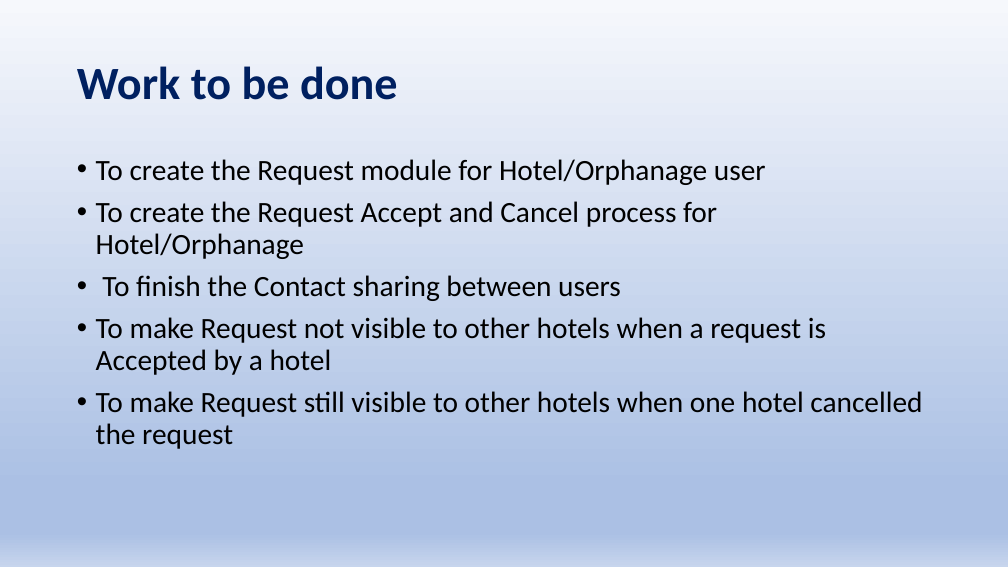
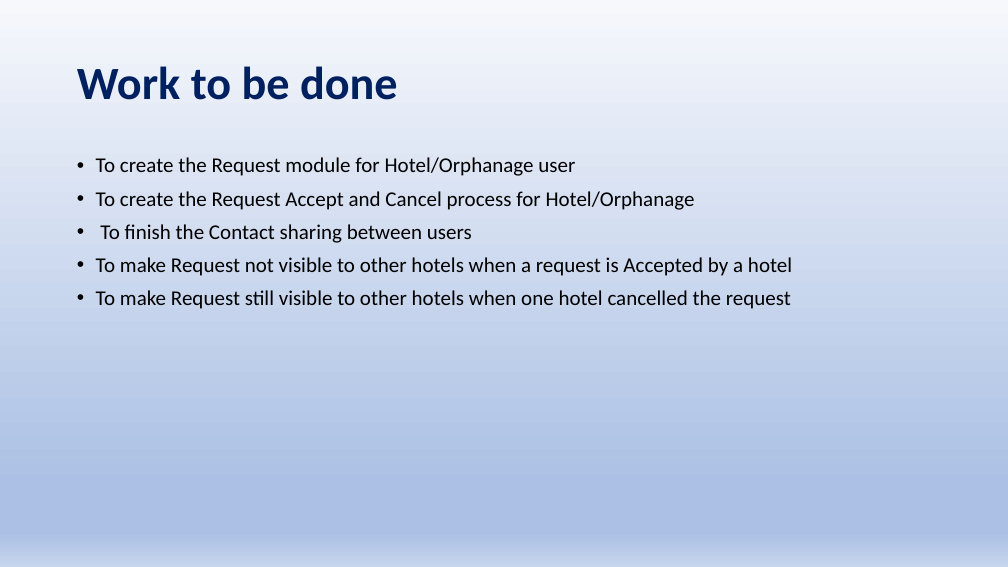
Before and after one commit to Sriram-V-99/MCA-Project-, a slide deck: slide 17 of FoodBridge_v02.pptx (slide 14 before the commit). Drawn at 1008x567 pixels with LibreOffice and Linux fonts; fonts in the diff are those of the drawing. Boxes give left, top, right and bottom in pixels: in the first picture for what was removed or moved away, otherwise in the second. Text is boxed around its words. In the diff, an @@ line names an element or a change of style, - is before the commit and + after.

```diff
--- a/FoodBridge_v02.pptx
+++ b/FoodBridge_v02.pptx
@@ text "To create the Request module ..." at box(96, 157, 792, 309): size 28 to 20 pt @@
```
Also in this commit, not shown: 9 other slides changed, 3 slides added.
